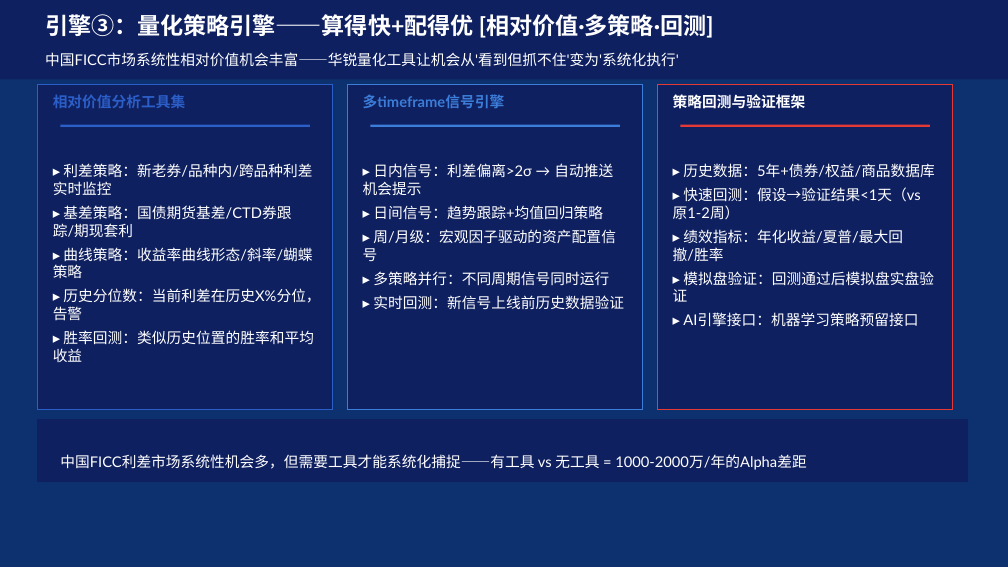
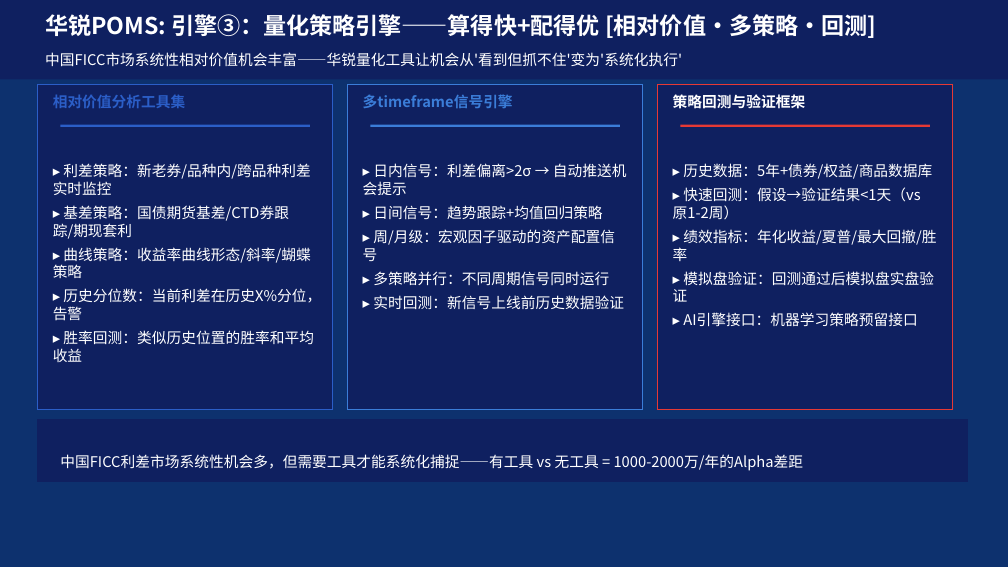
Before and after one commit to BellyFish99/ficc-projDocs, a slide deck: slide 34 of gy/gy_ppt.pptx (slide 29 before the commit). Drawn at 1008x567 pixels with LibreOffice and Linux fonts; fonts in the diff are those of the drawing; background and template pictures are left out. Boxes give left, top, right and bottom in pixels: in the first picture for what was removed or moved away, otherwise in the second. Text is boxed around its words. In the diff, an @@ line names an element or a change of style, - is before the commit and + after.

```diff
--- a/gy/gy_ppt.pptx
+++ b/gy/gy_ppt.pptx
@@ text at (45, 14, 876, 38): text changed; font Lato to Noto Sans CJK SC @@
-引擎③：量化策略引擎——算得快+配得优 [相对价值·多策略·回测]
+华锐POMS: 引擎③：量化策略引擎——算得快+配得优 [相对价值·多策略·回测]
@@ font Lato to Noto Sans CJK SC in 6 elements at (45, 52, 682, 67), (53, 163, 321, 362), (363, 94, 513, 108), (363, 163, 627, 309), (673, 163, 936, 326), (60, 454, 804, 471) @@
```
Also in this commit, not shown: 31 other slides changed, 23 slides added, 11 slides removed, 36 other files.
